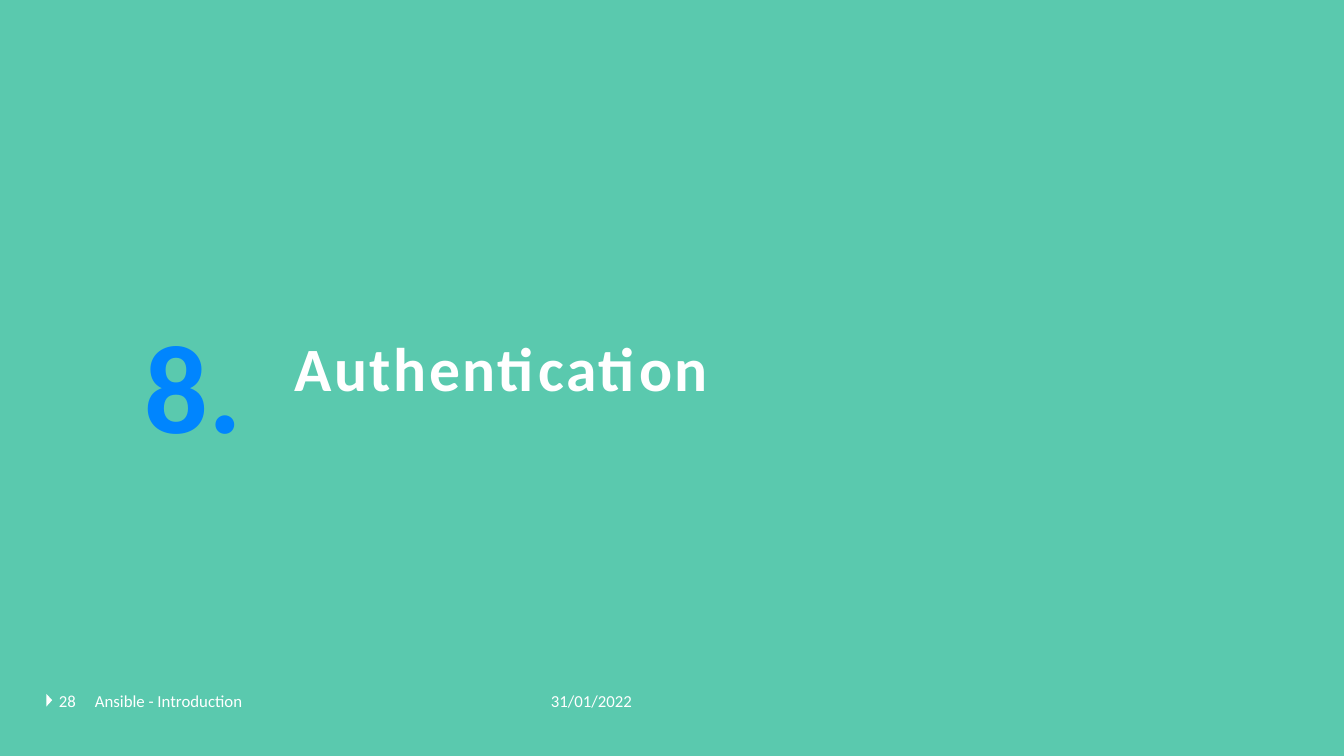
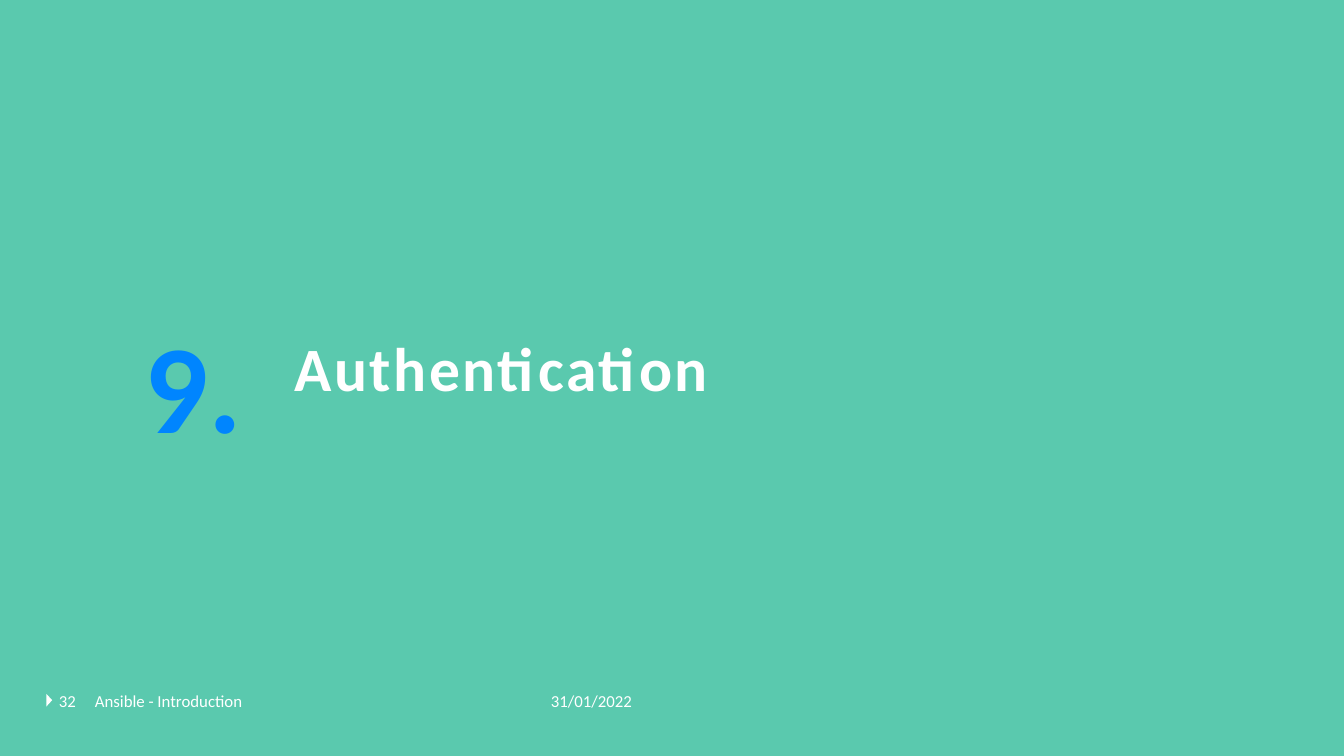
Before and after one commit to GerritVanMol/Ansible_Introduction-21_22, a slide deck: slide 32 of Documents/Ansible_BasicsAndHowToGetStarted.pptx (slide 28 before the commit). Drawn at 1344x756 pixels with LibreOffice and Linux fonts; fonts in the diff are those of the drawing; background and template pictures are left out. Boxes give left, top, right and bottom in pixels: in the first picture for what was removed or moved away, otherwise in the second. Text is boxed around its words. In the diff, an @@ line names an element or a change of style, - is before the commit and + after.

```diff
--- a/Documents/Ansible_BasicsAndHowToGetStarted.pptx
+++ b/Documents/Ansible_BasicsAndHowToGetStarted.pptx
@@ text at (x1=144, y1=350, x2=241, y2=434): text changed @@
-8.
+9.
@@ page number at (x1=59, y1=696, x2=76, y2=707): text changed @@
-28
+32
```
Also in this commit, not shown: 9 other slides changed, 10 slides added, 3 other files.
